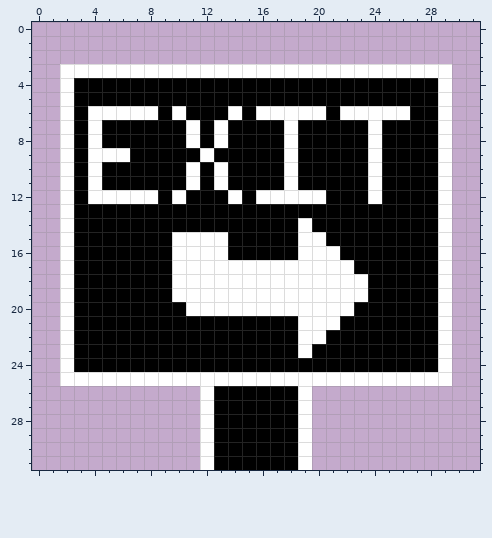
Two versions of one pixel-art file, Assets/Sprites/ExitSign.aseprite. Above is the file before it was changed.
32x32 pixels, 1 frame.
After the commit:
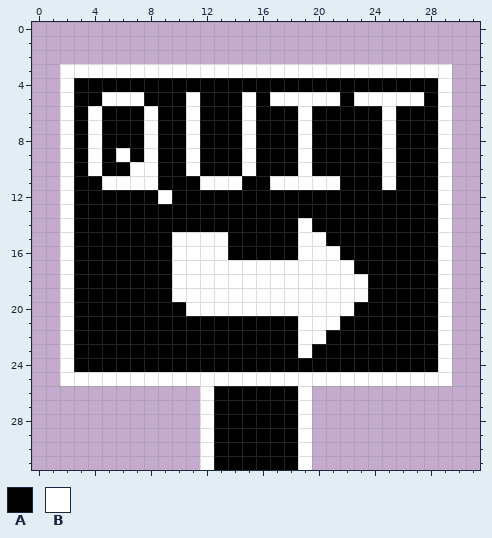
Palette (. is transparent): A #000000  B #ffffff
Changes in this commit:
Colour B becomes colour A in row 6 at x 5 to 7, 10, 14, 16 to 18, 20, 22 to 24 and 26; in rows 7 to 8 at x 13, 18 and 24; in row 9 at x 5, 12, 18 and 24; in row 10 at x 13, 18 and 24; in row 11 at x 4, 11 and 24; in row 12 at x 4 to 8, 10, 14, 16 to 20 and 24.
Colour A becomes colour B in row 5 at x 5 to 7, 11, 15, 17 to 21 and 23 to 27; in row 6 at x 11 and 15; in rows 7 to 8 at x 8, 15, 19 and 25; in row 9 at x 8, 11, 15, 19 and 25; in row 10 at x 7 to 8, 15, 19 and 25; in row 11 at x 5 to 8, 12, 14, 17, 19 to 21 and 25.
Colour A becomes colour B in row 12 at x 9.
